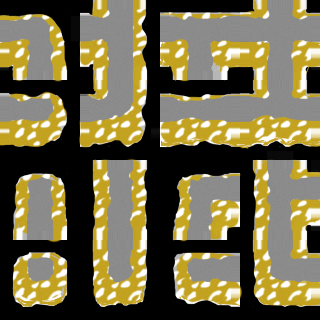
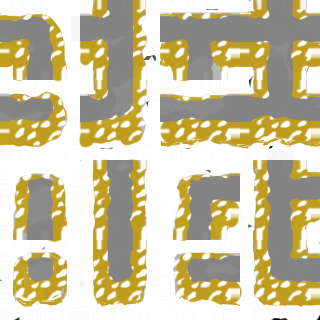
Comparing the layer stacks of the two w=320, h=320 images. Changes:
painted on "NoiseOverlay" over [0, 0, 320, 320]
painted on "Square edges" over [80, 0, 320, 311]
painted on "BGBlack" over [0, 0, 320, 320]
